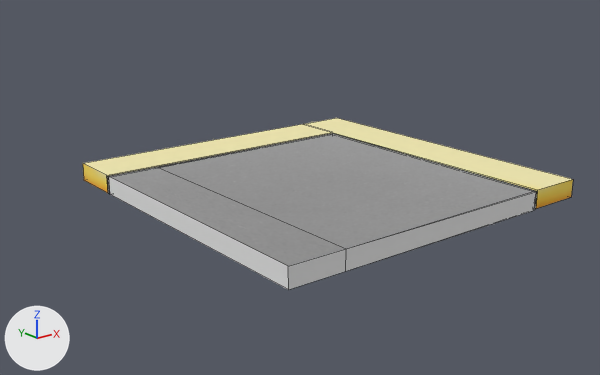
One commit to the OBJ model Sustainable Transport/Sustainable Transport/Models/BanquetaEsquina/BanquetaEsquina.obj: the scene before it, then after it.
Rendered twice from a 50 mm lens placed at (-3.93, -14.85, 1.64), pointed at (-0.2, -10.18, -0.23). Arrows for +X, +Y and +Z are at lower left; the lights stay in place. Mesh edges are drawn as thin lines. Where no turn or scale is listed for an object, it has been applied to the vertices.

The older version as bpy lines, for what is in view:
```python
me_banquetaesquina = bpy.data.meshes.new('BanquetaEsquina')
me_banquetaesquina.from_pydata(...)  # 48 vertices, 36 faces; spans x -1.67..0.65, y -11.95..-9.61, z -0.03..0.09
# faces by material slot: [4, 8, 3, 9, 12]
me_banquetaesquina.materials.append(mat_banqueta_initialshadinggroup)  # picture img_banqueta_png
me_banquetaesquina.materials.append(mat_banqueta_lambert17sg)  # picture img_banqueta_2__png
me_banquetaesquina.materials.append(mat_banqueta_lambert14sg_lambert2sg)  # white #e7e7e7
me_banquetaesquina.materials.append(mat_banqueta_lambert14sg)  # picture img_banqueta_png
me_banquetaesquina.materials.append(mat_banqueta_lambert16sg)  # picture img_banqueta_1__jpg
ob_banquetaesquina = bpy.data.objects.new('BanquetaEsquina', me_banquetaesquina)
ob_banquetaesquina.location = (0.0, 0.0, 0.0)
```
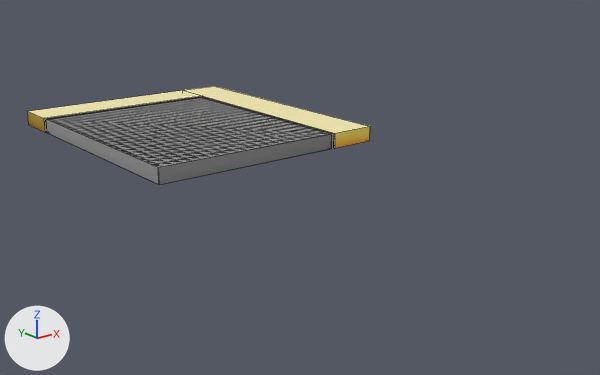
Edits to the bpy script that builds the scene:
```text
Change me_banquetaesquina:
    used by ob_banquetaesquina; location = (0.0, 0.0, 0.0)
    remove me_banquetaesquina.from_pydata(...)  # 48 vertices, 36 faces; spans x -1.67..0.65, y -11.95..-9.61, z -0.03..0.09
    add me_banquetaesquina.from_pydata(...)  # 64 vertices, 48 faces; spans x -1.31..0.65, y -10.03..-7.72, z -0.03..0.09
    me_banquetaesquina part 1: the loose piece of 8 vertices spanning x -1.66..0.28, y -10.0..-9.61, z -0.03..0.09 is scaled about its middle by (0.813, 0.0838, 0.957), then moved by (0.17, 1.71, 0.0)
    me_banquetaesquina part 2: the loose piece of 8 vertices spanning x 0.24..0.27, y -11.93..-10.0, z -0.03..0.08 is moved by (0.0, 1.91, 0.0)
    me_banquetaesquina part 3: a new loose piece, a box spanning x -1.31..0.27, y -8.09..-7.72, z -0.03..0.09, in mat_banqueta_lambert16sg (picture img_banqueta_1__jpg)
    me_banquetaesquina part 4: the loose piece of 8 vertices spanning x -1.31..0.25, y -11.93..-10.02, z -0.03..0.09 is scaled about its middle by (1.01, 0.0164, 0.957), then moved by (0.01, 2.88, 0.0)
    me_banquetaesquina part 5: the loose piece of 8 vertices spanning x 0.27..0.65, y -11.93..-9.63, z -0.03..0.09 is moved by (0.0, 1.9, 0.0)
    me_banquetaesquina part 6
    13 vertices are removed from x -1.67..0.25, y -11.95..-9.98, z -0.03..0.09
    12 faces are deleted
    15 vertices are added at x -1.3..0.27, y -10.03..-8.09, z -0.03..0.09
    6 new vertices lie (0.0, 1.91, 0.0) away from vertices in x -1.3..0.25, y -10.03..-10.02, z -0.03..0.09
    12 new faces join them, mat_banqueta_lambert14sg (picture img_banqueta_png)
    2 new faces join them, mat_banqueta_initialshadinggroup (picture img_banqueta_png)
    4 new faces join them, mat_banqueta_lambert17sg (picture img_banqueta_2__png)
    remove me_banquetaesquina.materials.append(mat_banqueta_lambert14sg_lambert2sg)  # white #e7e7e7
```

Pixel boxes (x1, y1, x2, y2) of what changed, in the pictures (600 x 375 px; the box of a moved part takes in the faces that stretch with it):
'BanquetaEsquina', reshaped (30% narrower, 42% shorter): before (83, 118, 573, 290); after (28, 86, 370, 185)
part 1 of me_banquetaesquina, moved or reshaped: before (83, 124, 332, 193); after (44, 119, 47, 133)
part 2 of me_banquetaesquina, moved or reshaped (not visible afterwards): before (331, 133, 537, 209)
part 3 of me_banquetaesquina, added (beige): after (28, 90, 202, 132)
part 4 of me_banquetaesquina, moved or reshaped (not visible afterwards): before (158, 134, 534, 249)
part 5 of me_banquetaesquina, moved or reshaped: before (304, 118, 573, 209); after (183, 86, 370, 148)
part 6 of me_banquetaesquina, moved or reshaped: before (107, 133, 536, 290); after (46, 97, 335, 185)
